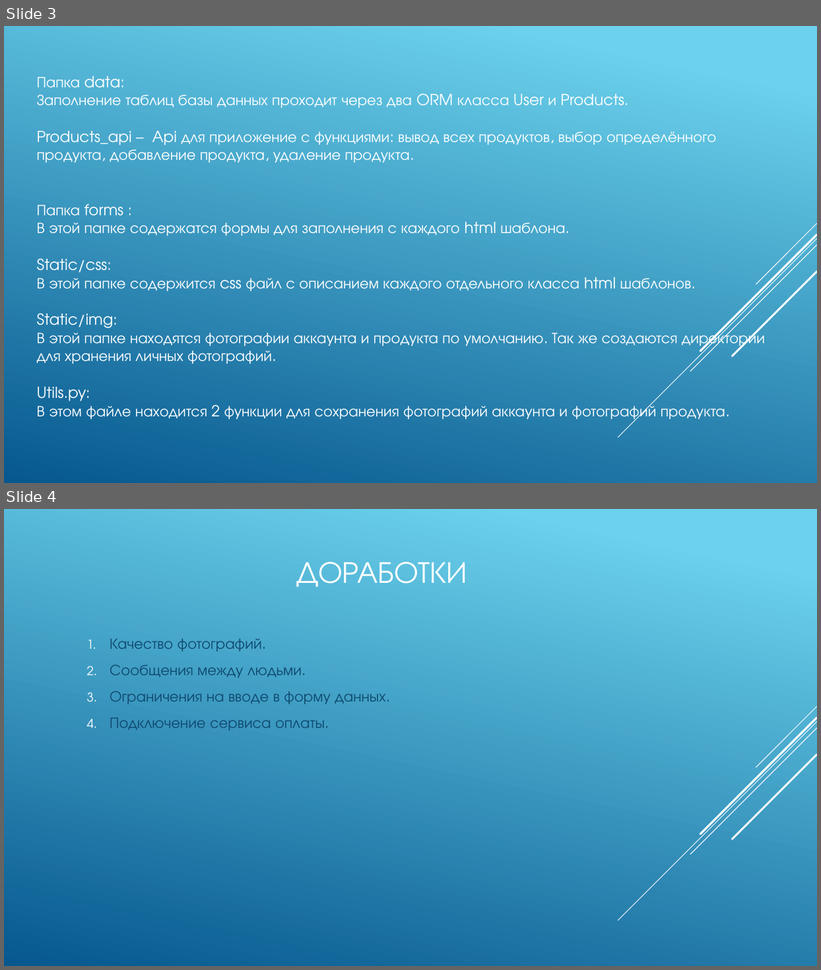
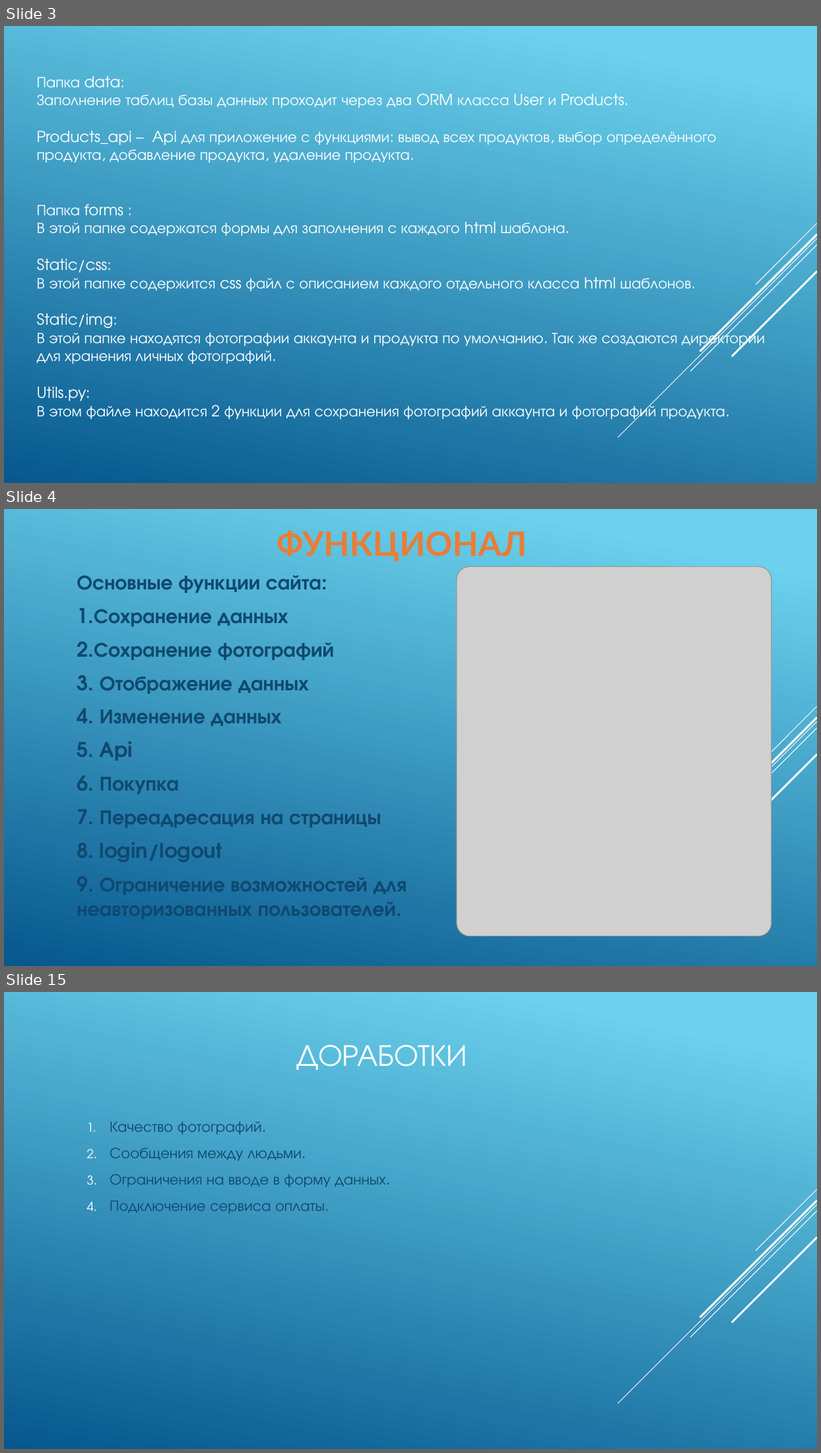
Before and after one commit to IlyaLyamin/buynet, a slide deck: Презентация и описание/описание/проект.pptx. Shown one above the other, each under a label of ours: slides 3 and 4 before the commit, slides 3, 4 and 15 after it; the slides between them are not shown. The pictures are 821x970 and 821x1453 pixels, drawn with LibreOffice and Linux fonts; fonts in the diff are those of the drawing; grey boxes stand for pictures. Boxes give left, top, right and bottom in pixels: in the first picture for what was removed or moved away, otherwise in the second. Text is boxed around its words. In the diff, an @@ line names an element or a change of style, - is before the commit and + after.

```diff
--- a/Презентация и описание/описание/проект.pptx
+++ b/Презентация и описание/описание/проект.pptx
@@ slide 4 added at (4, 509, 817, 966), background gradient #6ED2EB to #06588E; not listed: 5 template elements that a slide beside it also shows @@
@@ title added at (277, 530, 527, 562), 39.6 pt, text #E87D37, bold @@
+ФУНКЦИОНАЛ
@@ picture added at (457, 566, 772, 937) @@
@@ text added at (77, 576, 407, 916), 24 pt, text #0F496F, bold @@
+Основные функции сайта:
+1.Сохранение данных
+2.Сохранение фотографий
+3. Отображение данных
+4. Изменение данных
+5. Api
+6. Покупка
+7. Переадресация на страницы
+8. login/logout
+9. Ограничение возможностей для неавторизованных пользователей.
@@ what was slide 4 is now slide 15 @@
```
Also in this commit, not shown: 10 other slides added, 1 other file.
